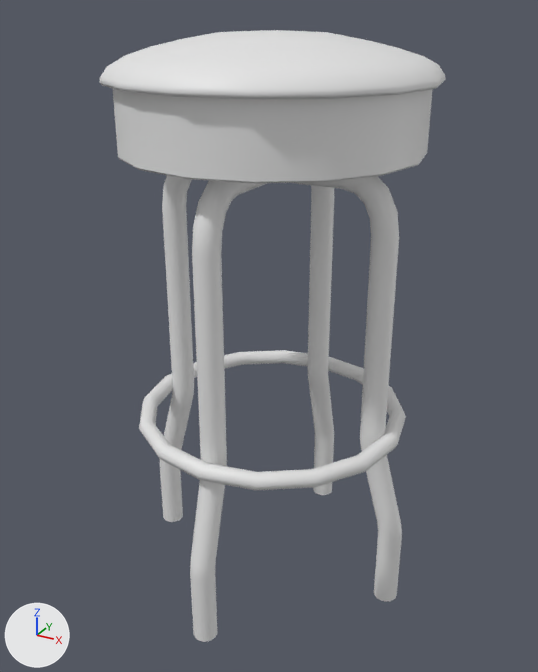
The FBX model Assets/Art/04_Props/Chairs/Prop_Commisary_Stool.fbx, before and after one commit.
One viewpoint serves both versions: a 50 mm camera at (0.712, -1.308, 1.237) aimed at (-0.003, -0.008, 0.587). Lighting does not change. The marker at lower left points along +X, +Y and +Z. Where no turn or scale is listed for an object, it has been applied to the vertices.

The first picture shows 'Prop_Commisary_Stool'.
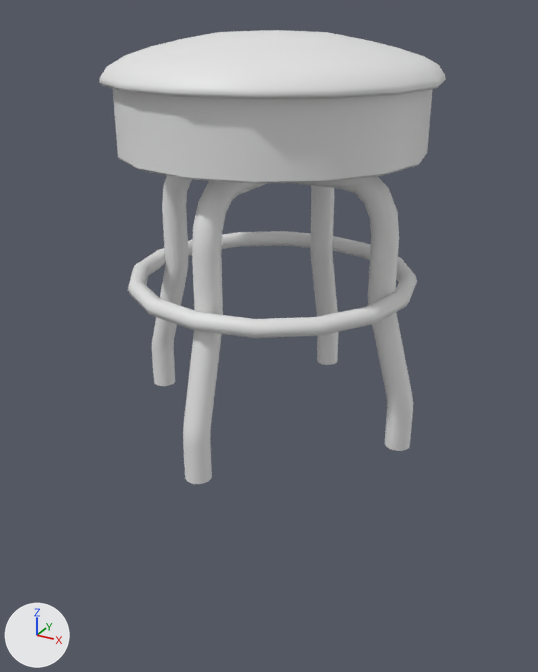
The newer file is also turned or shifted as a whole; pictures and numbers use the older file's frame.

What differs and where, as boxes [x1, y1, x2, y2] in the pictures (538 x 672 px; the box of a moved part takes in the faces that stretch with it):
'Prop_Commisary_Stool', reshaped (26% shorter)
    before: [99, 30, 446, 642]
    after: [99, 30, 446, 484]
part 1 of me_cylinder_010, moved or reshaped
    before: [139, 350, 406, 490]
    after: [128, 231, 417, 338]
part 2 of me_cylinder_010, moved or reshaped
    before: [160, 197, 402, 642]
    after: [152, 197, 413, 484]

Edits to the bpy script that builds the scene:
```text
Change me_cylinder_010:
    used by ob_prop_commisary_stool; location = (0.0, 0.0, 0.0)
    remove me_cylinder_010.from_pydata(...)  # 1136 vertices, 1082 faces; spans x -0.326..0.326, y -0.326..0.326, z -0.002..1.199
    add me_cylinder_010.from_pydata(...)  # 1134 vertices, 1082 faces; spans x -0.326..0.326, y -0.326..0.326, z 0.4..1.199
    me_cylinder_010 part 1: the loose piece of 128 vertices spanning x -0.301..0.301, y -0.301..0.301, z 0.384..0.42 is moved by (0.0, 0.0, 0.32)
    me_cylinder_010 part 2: 450 vertices removed from x -0.326..0.326, y -0.326..0.326, z -0.002..0.976; 448 vertices added at x -0.326..0.326, y -0.326..0.326, z 0.4..0.725
```
